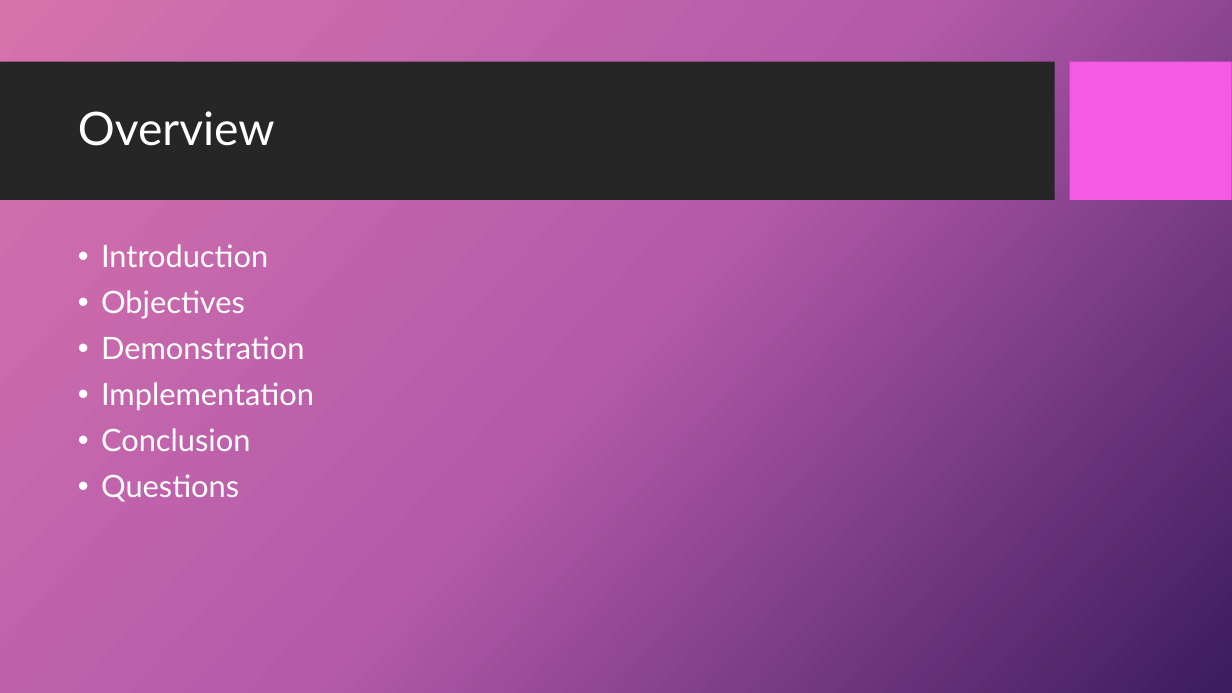
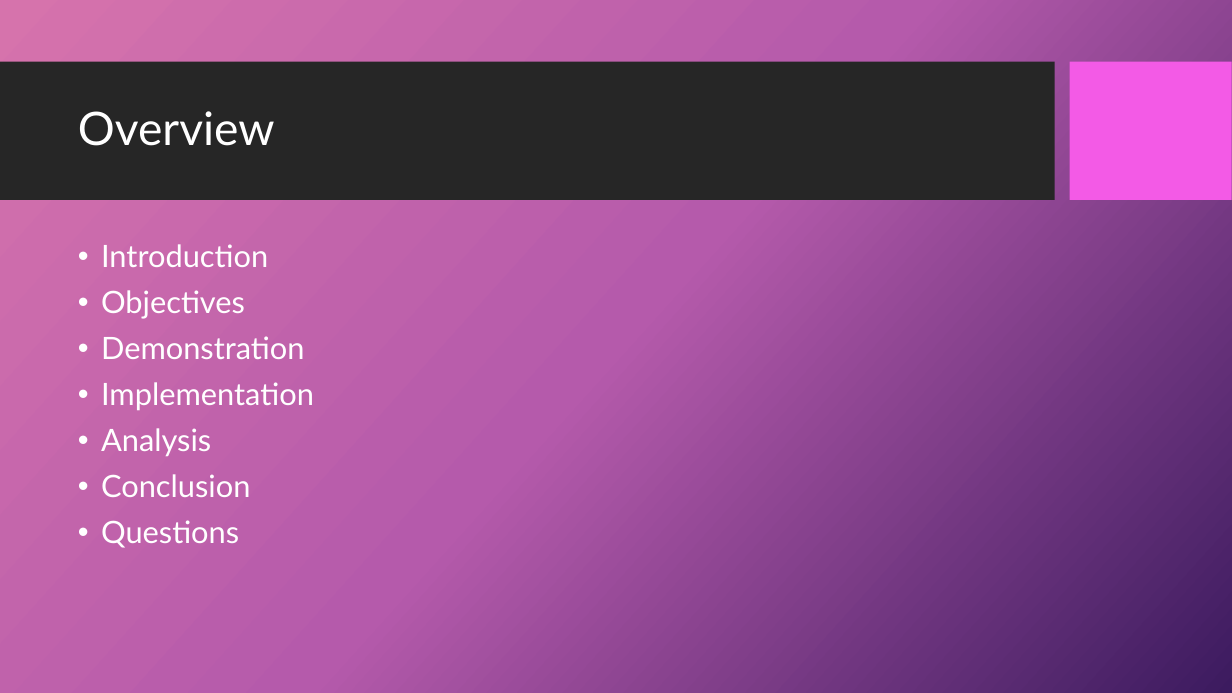
Before and after one commit to SaltyLightning/PythonFinalProject, a slide deck: slide 2 of Presentation.pptx. Drawn at 1232x693 pixels with LibreOffice and Linux fonts; fonts in the diff are those of the drawing; background and template pictures are left out. Boxes give left, top, right and bottom in pixels: in the first picture for what was removed or moved away, otherwise in the second. Text is boxed around its words. In the diff, an @@ line names an element or a change of style, - is before the commit and + after.

```diff
--- a/Presentation.pptx
+++ b/Presentation.pptx
@@ text at <box>101,428,211,457</box>: paragraph added @@
+• Analysis
```
Also in this commit, not shown: 5 other slides changed, 7 other files.
